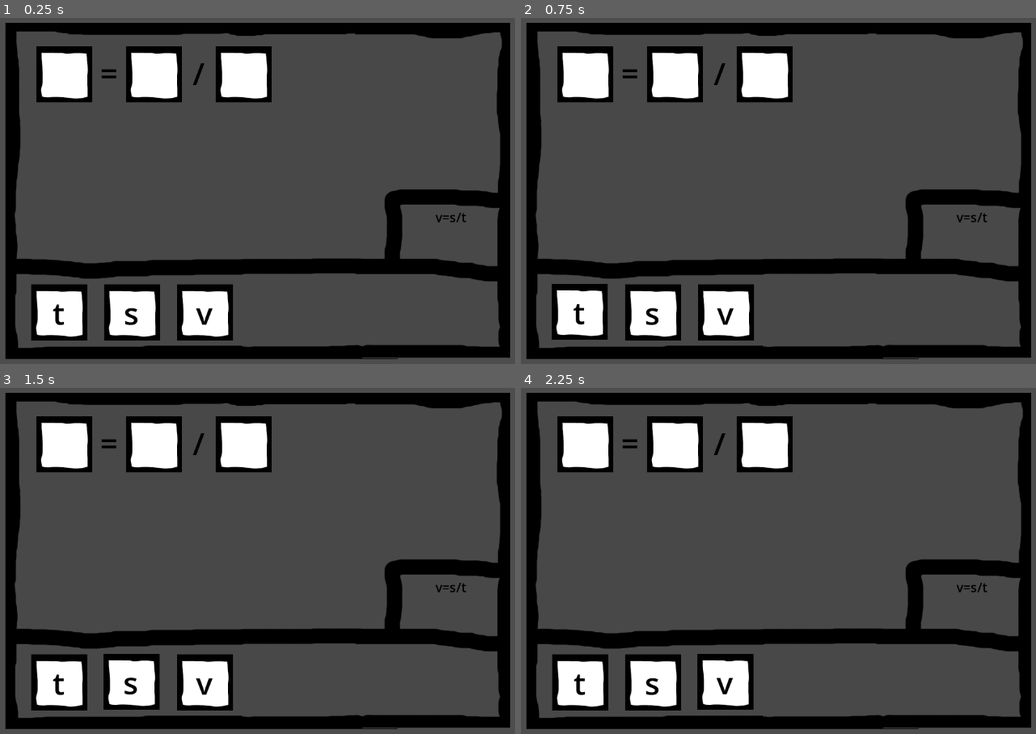
Above: before the commit, frames 1-4 (two rows, left to right).
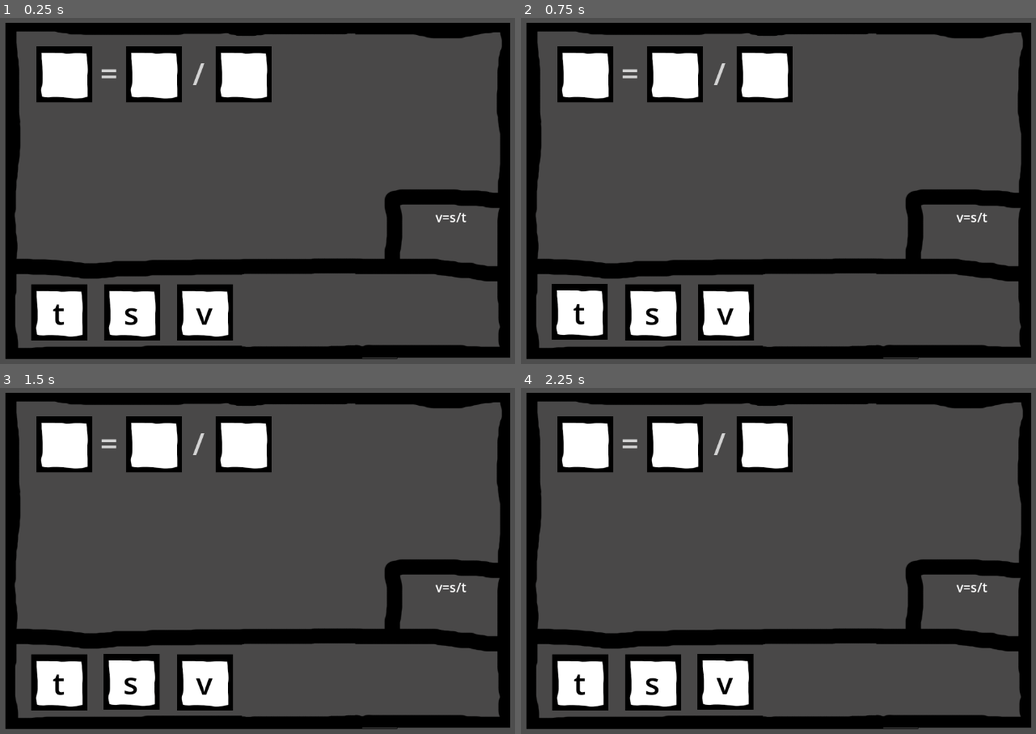
Above: after the commit, the same moments.

Repository: igorzasty2/wzimongus
Game: Godot game, scene res://scenes/mingames/fill_formulas/fill_formulas.tscn
Two runs of this game, one before a commit and one after it. Both use one fixed random seed, a clock stepped at 60 frames per second and the inputs below. This scene is started directly instead of the project's main scene.
Inputs (mouse positions are in pixels of both pictures, inside the frame that each line leads up to):
- Up to frame 1 (0.25 s): no input
- Up to frame 2 (0.75 s): tap Enter at 0.5 s; move the mouse to (577, 312) at 0.52 s; hold Right (ui_right) from 0.53 s (still down); click (577, 312) at 0.67 s
- Up to frame 3 (1.5 s): tap Space at 1.25 s; move the mouse to (133, 682) at 1.27 s; release Right (ui_right) at 1.28 s; hold Down (ui_down) from 1.28 s (still down); click (133, 682) at 1.42 s
- Up to frame 4 (2.25 s): tap Enter at 2 s; move the mouse to (727, 682) at 2.02 s; release Down (ui_down) at 2.03 s; hold Right (ui_right) from 2.03 s (still down); click (727, 682) at 2.17 s

The runs differ from the first frame. In frame 1, 0.2% of the frame differs, in the area x 19-91%, y 13-60%; in frame 2, 0.2%; in frame 3, 0.2%; in frame 4, 0.2%.

Commit message:
Changed formatting
-Changed formatting to be more in line with GDScript docs
-Changed colour text in Hint box and colour with wich formulas are written

Diff:
--- a/scenes/mingames/fill_formulas/assets/subscenes/space.gd
+++ b/scenes/mingames/fill_formulas/assets/subscenes/space.gd
@@ -3,8 +3,8 @@
 # Ta klasa funkcjonuje jako pole w którym należy umieścić literę składającą się
 # na wzór matematyczny
 
-# Zmienna base_area przechowuje informacje o rozmiarze pola
-var base_area:Rect2
+# Zmienna size przechowuje informacje o rozmiarze pola
+var size:Vector2
 # wanted_letter przechowuje informacje o tym jaką literę należy umieścić w polu
 var wanted_letter
 # correct_area przechowuje obecną intormacje o położeniu pola, wykorzystywana
@@ -13,9 +13,9 @@
 
 
 func _ready():
-	base_area = $Sprite2D.get_rect()
+	size = $Sprite2D.get_rect().size
 
 
 # Funkcja służy do uzyskania dokładnego położenia stworzonej już instancji
 func set_area():
-	correct_area = Rect2(position - base_area.size/2, base_area.size)
+	correct_area = Rect2(position - size/2, size)
--- a/scenes/mingames/fill_formulas/fill_formulas.gd
+++ b/scenes/mingames/fill_formulas/fill_formulas.gd
@@ -8,10 +8,10 @@
 	0: "F=m*v",
 	1: "v=s/t",
 	2:"a=v/t",
-	3:"P=a*a",
+	3:"P=a²",
 	4:"P=a*h",
 	5:"P=2πr",
-	6:"P=a*h/2",
+	6:"P=a*h½",
 	}
 # Zmianna how_many_formulas decyduje o tym ile razy losowany ma być wzró
 # max = 3 min = 1
@@ -53,15 +53,25 @@
 	for l in letters:
 		if moving != null && moving.placed == false:
 			var correct_space = _get_correct_space(moving.id, spaces)
+			# Umieszcza literę w pustym polu jeżeli litera zostanie "upuszczona"
+			# nad odpowiednim polem
 			if correct_space.correct_area.has_point(moving.position):
 				if !mouse_clicked:
 					moving.position = correct_space.position
 					moving.placed = true
+					# Po umieszczeniu litery na odpowiednim polu pole to jest
+					# usuwane aby niemożliwym było umieszczenie tam kolejnej
+					# litery
 					correct_space.queue_free()
 					point += 1
-			elif l != moving || !mouse_clicked && !l.placed && l.position != l.original_position:
+			elif (
+					(l != moving || !mouse_clicked)
+					&& !l.placed
+					&& l.position != l.original_position
+				):
 				# Przywraca do originalnej pozycji pole które jest na nieprawidłowym
-				# miejscu, nie jest to poruszane pole
+				# miejscu, nie jest to poruszane obecnie pole lub myszka nie jest wciśnięta,
+				# i nie jest na oryginalniej pozycji
 				l.return_to_orig_pos()
 	if point == wanted_points && times_generated != how_many_formulas:
 		wanted_points = 0
@@ -126,13 +136,21 @@
 			# W tym fragmencie kodu tworzony jest TextBox który reprezentował
 			# będzie uzupełniony fragment wzoru
 			var text:RichTextLabel = RichTextLabel.new()
-			text.position = ($StartOfFormula.position - Vector2(40, 40)) + X_SHIFT * i + Y_SHIFT * times_generated
+			text.position =\
+				($StartOfFormula.position - Vector2(40, 40)) + X_SHIFT *\
+				i + Y_SHIFT * times_generated
 			text.size = Vector2(80, 80)
 			text.bbcode_enabled = true
-			text.text = "[center][font_size={55}][color=black]" + formula[i] + "[/color][/font_size][/center]"
+			# Dostosowywanie koloru tekstu zależnie od wybranego gui
+			if white_gui:
+				text.text = "[center][font_size={55}][color=black]" +\
+					formula[i] + "[/color][/font_size][/center]"
+			else:
+				text.text = "[center][font_size={55}][color=light_gray]" +\
+					formula[i] + "[/color][/font_size][/center]"
 			add_child(text)
 	# TextBox uzupełniany jest o podpowiedź do obecnie uzupełnianego wzoru
-	$Hint.text += "[center][font_size={23}][color=black]" + formula + "[/color][/font_size][/center]\n"
+	$Hint.text += "[center][font_size={23}][color=white]" + formula + "[/color][/font_size][/center]\n"
 
 
 # Funkcja zwraca tablicę zawierającą wszystkie instancje klasy Letter w tej scenie
